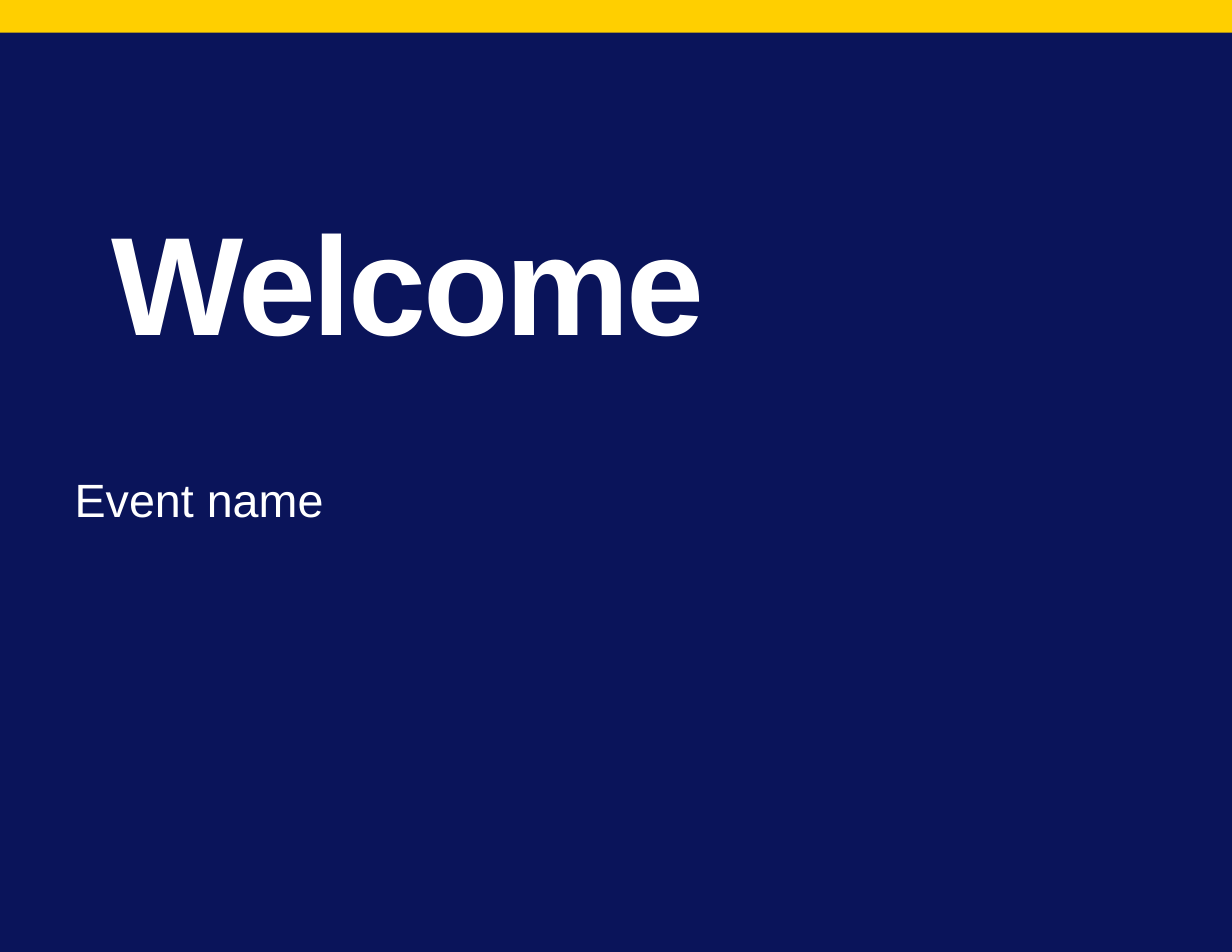
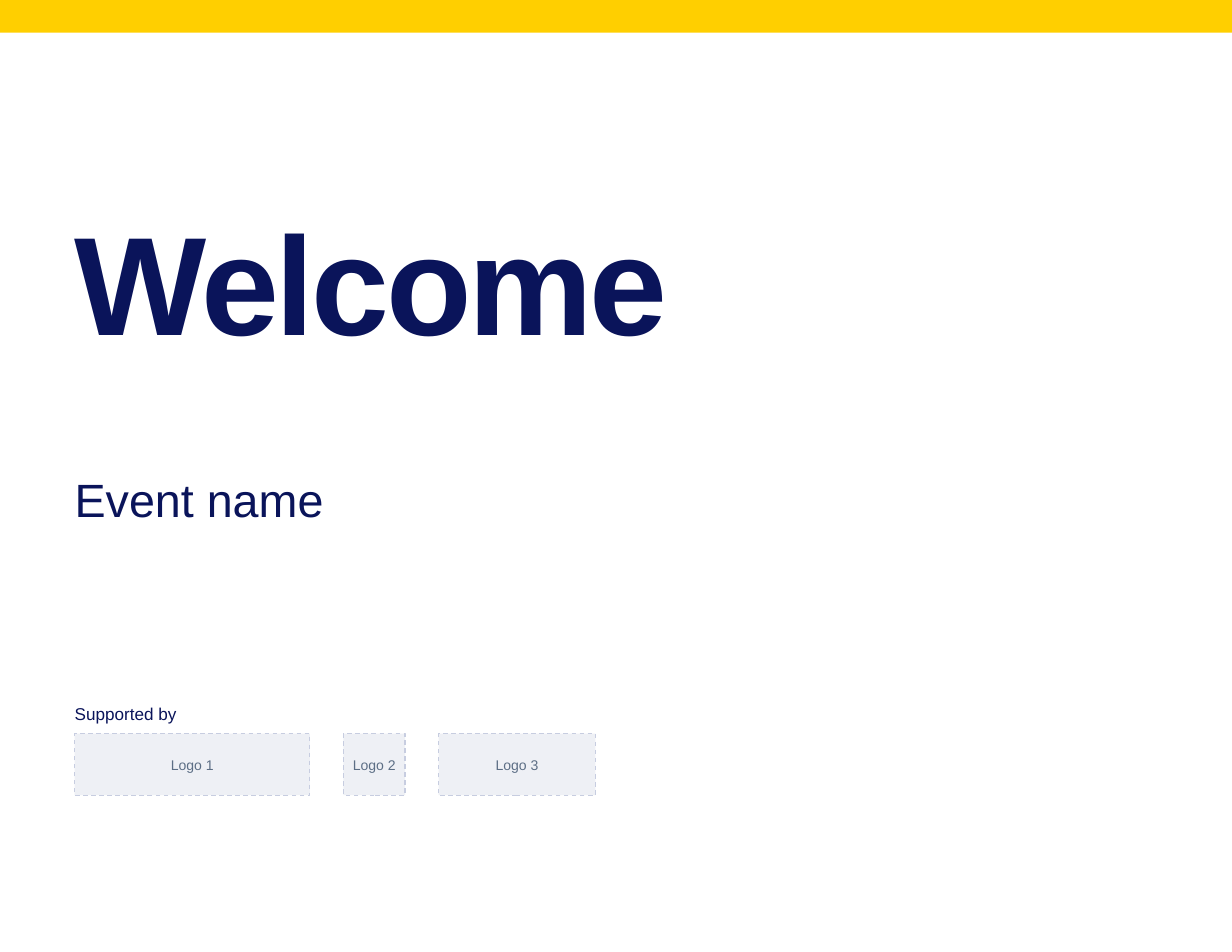
Before and after one commit to NashvillePBS/wnpt-lowerthird, a slide deck: slide 1 of templates/signs/NashvillePBS-EventSigns-Letter-Landscape.pptx. Drawn at 1232x952 pixels with LibreOffice and Linux fonts; fonts in the diff are those of the drawing; background and template pictures are left out. Boxes give left, top, right and bottom in pixels: in the first picture for what was removed or moved away, otherwise in the second. Text is boxed around its words. In the diff, an @@ line names an element or a change of style, - is before the commit and + after.

```diff
--- a/templates/signs/NashvillePBS-EventSigns-Letter-Landscape.pptx
+++ b/templates/signs/NashvillePBS-EventSigns-Letter-Landscape.pptx
@@ background #0A145A to #FFFFFF @@
@@ title "Welcome" at <box>75,233,668,337</box>: text colour #FFFFFF to #0A145A; alignment centre to left @@
@@ text "Event name" at <box>75,485,324,518</box>: text colour #FFFFFF to #0A145A @@
@@ text added at <box>75,707,176,724</box>, 11 pt, text #0A145A @@
+Supported by
@@ rectangle added at <box>75,734,310,795</box>, fill #EEF0F5, outline #C7CDE0 0.75 pt dashed @@
@@ rectangle added at <box>344,734,405,795</box>, fill #EEF0F5, outline #C7CDE0 0.75 pt dashed @@
@@ rectangle added at <box>439,734,596,795</box>, fill #EEF0F5, outline #C7CDE0 0.75 pt dashed @@
@@ text added at <box>171,760,214,773</box>, 9 pt, text #5C6E85 @@
+Logo 1
@@ text added at <box>353,760,396,773</box>, 9 pt, text #5C6E85 @@
+Logo 2
@@ text added at <box>496,760,539,773</box>, 9 pt, text #5C6E85 @@
+Logo 3
```
Also in this commit, not shown: 8 other slides changed, 27 other files.
